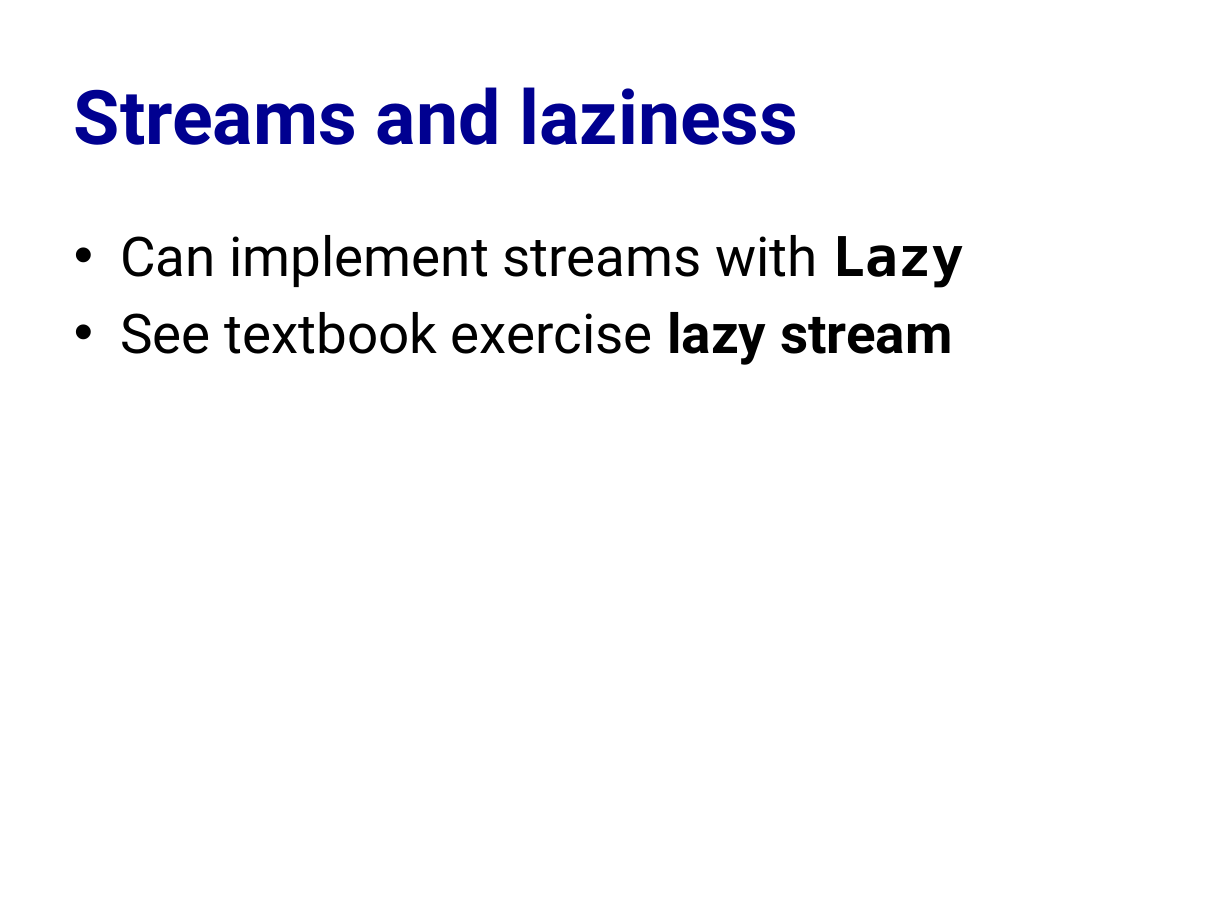
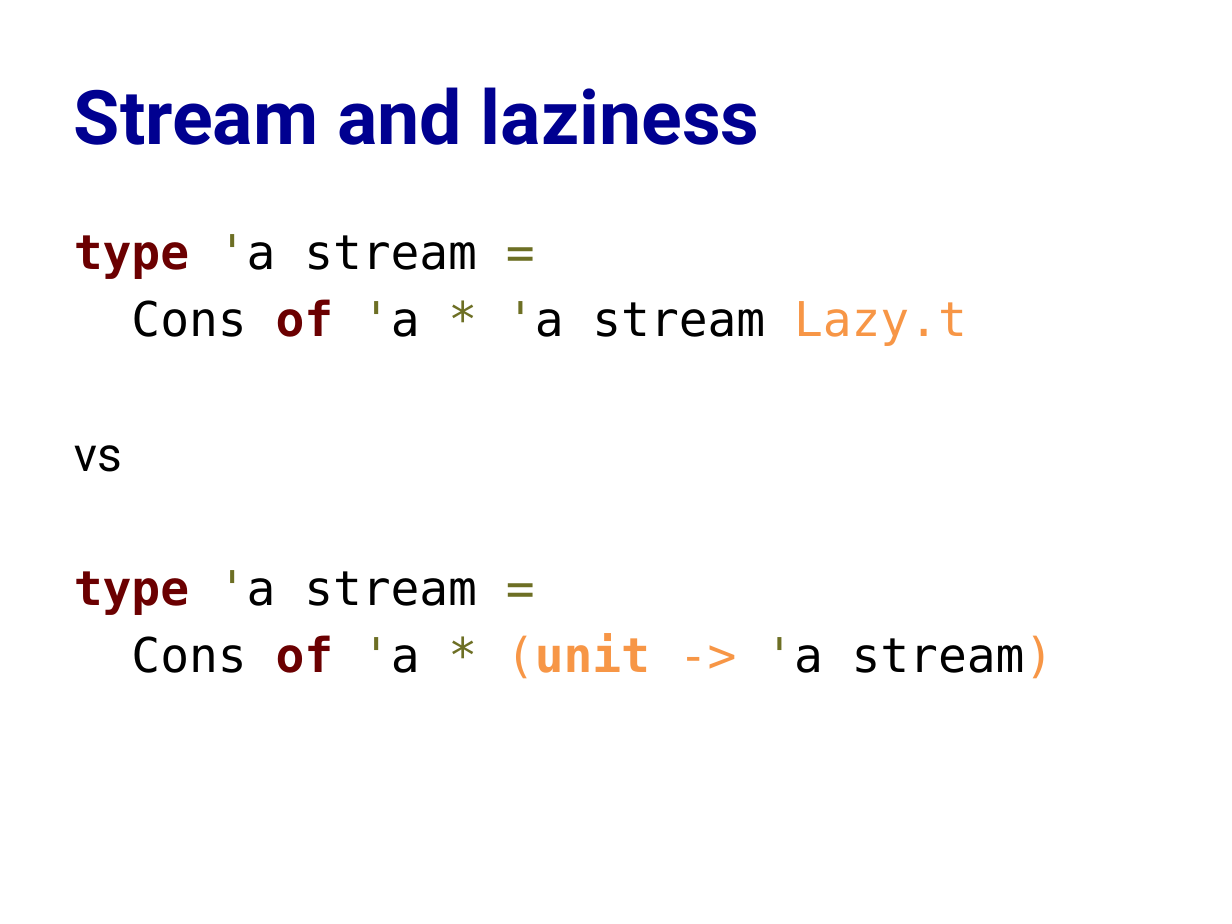
Before and after one commit to cs3110/materials-2019fa, a slide deck: slide 21 of 24-streams-lazy/lec.pptx. Drawn at 1232x924 pixels with LibreOffice and Linux fonts; fonts in the diff are those of the drawing. Boxes give left, top, right and bottom in pixels: in the first picture for what was removed or moved away, otherwise in the second. Text is boxed around its words. In the diff, an @@ line names an element or a change of style, - is before the commit and + after.

Commit message:
Improve slide on Lazy streams

```diff
--- a/24-streams-lazy/lec.pptx
+++ b/24-streams-lazy/lec.pptx
@@ title at [74,87,760,145]: text changed @@
-Streams and laziness
+Stream and laziness
@@ text at [74,234,1054,679]: text changed; size 32 to 28 pt; font Roboto to DejaVu Sans Mono @@
-• Can implement streams with Lazy
-• See textbook exercise lazy stream
+type 'a stream =
+Cons of 'a * 'a stream Lazy.t
+vs
+type 'a stream =
+Cons of 'a * (unit -> 'a stream)
```
Also in this commit, not shown: 1 other file.
